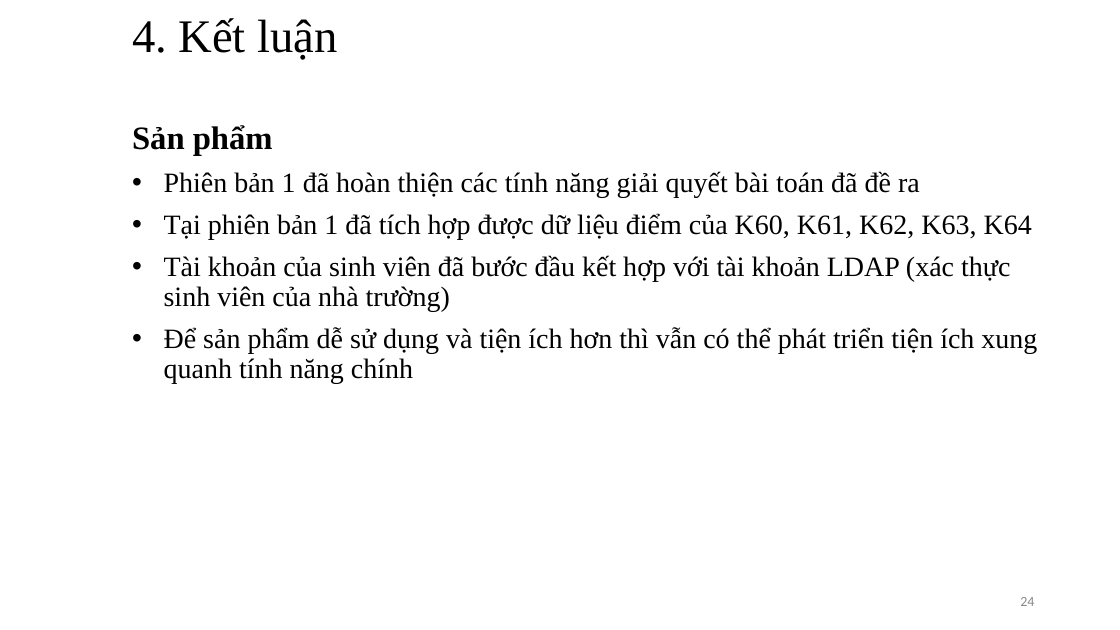
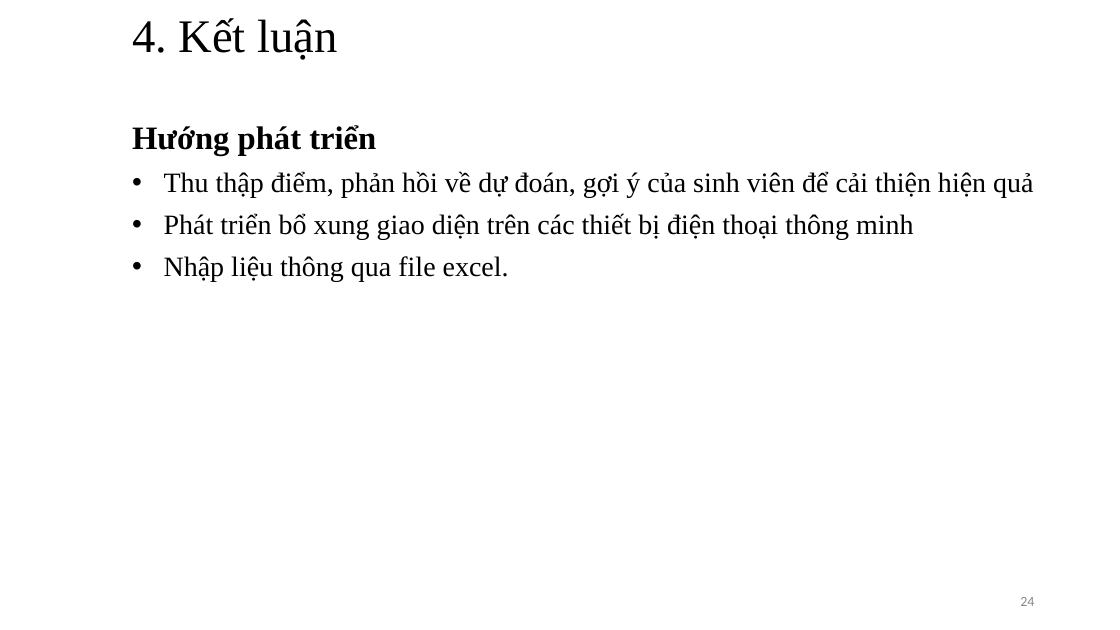
Before and after one commit to trunganhvu/Do_An_Docx, a slide deck: slide 24 of Khóa luận tốt nghiệp .pptx. Drawn at 1120x630 pixels with LibreOffice and Linux fonts; fonts in the diff are those of the drawing. Boxes give left, top, right and bottom in pixels: in the first picture for what was removed or moved away, otherwise in the second. Text is boxed around its words. In the diff, an @@ line names an element or a change of style, - is before the commit and + after.

```diff
--- a/Khóa luận tốt nghiệp .pptx
+++ b/Khóa luận tốt nghiệp .pptx
@@ subtitle at <box>132,125,1033,281</box>: text changed @@
-Sản phẩm
-• Phiên bản 1 đã hoàn thiện các tính năng giải quyết bài toán đã đề ra
-• Tại phiên bản 1 đã tích hợp được dữ liệu điểm của K60, K61, K62, K63, K64
-• Tài khoản của sinh viên đã bước đầu kết hợp với tài khoản LDAP (xác thực sinh viên của nhà trường)
-• Để sản phẩm dễ sử dụng và tiện ích hơn thì vẫn có thể phát triển tiện ích xung quanh tính năng chính
+Hướng phát triển
+• Thu thập điểm, phản hồi về dự đoán, gợi ý của sinh viên để cải thiện hiện quả
+• Phát triển bổ xung giao diện trên các thiết bị điện thoại thông minh
+• Nhập liệu thông qua file excel.
```
Also in this commit, not shown: 1 other slide changed, 2 other files.
